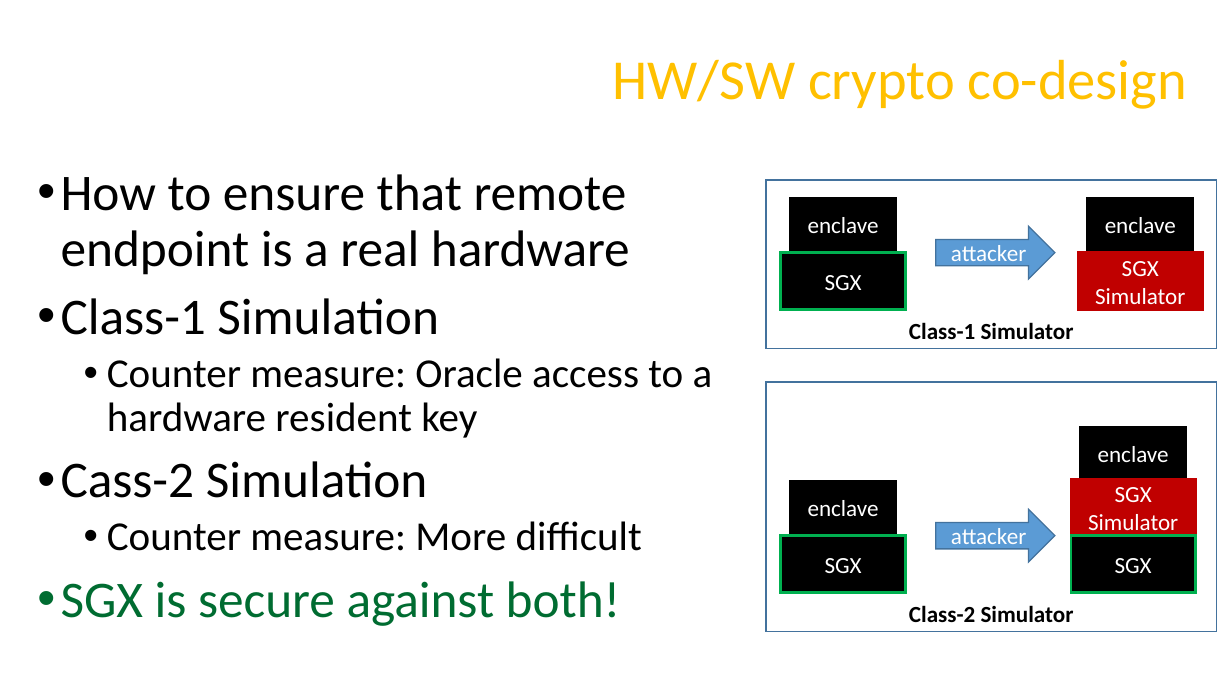
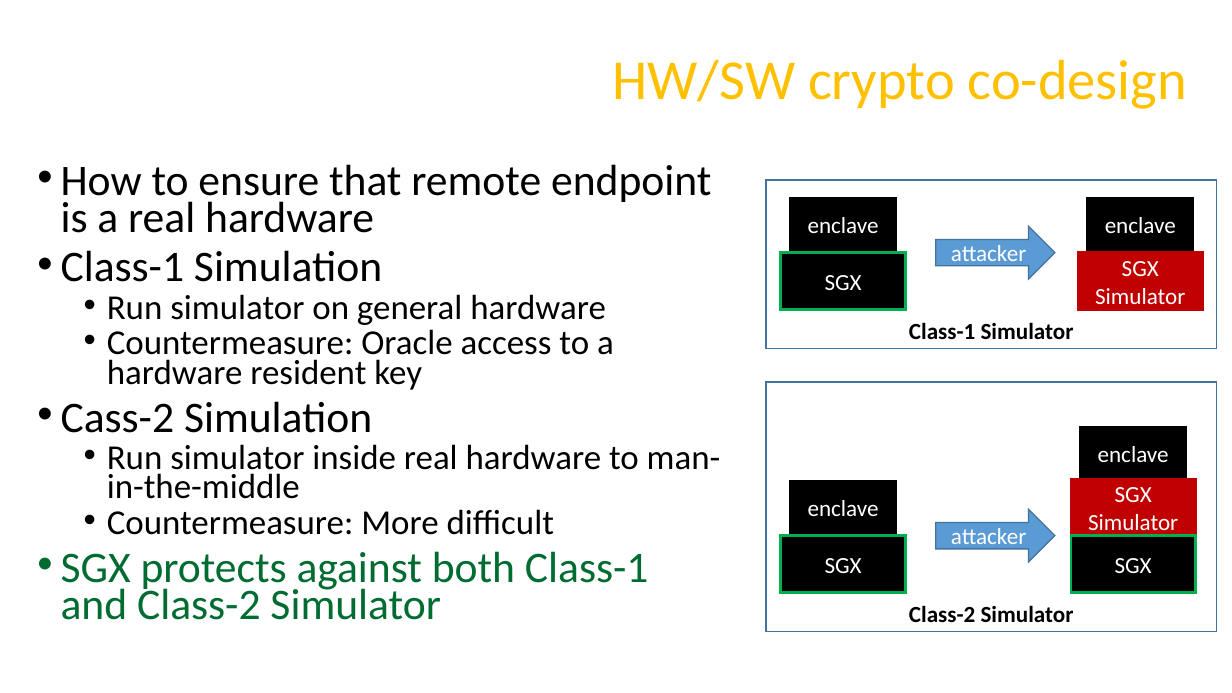
Before and after one commit to axelexic/sgx_remote_attestation_bh_17, a slide deck: slide 3 of presentation/us-17-Swami-SGX-Remote-Attestation-Is-Not-Sufficient.pptx. Drawn at 1232x693 pixels with LibreOffice and Linux fonts; fonts in the diff are those of the drawing; background and template pictures are left out. Boxes give left, top, right and bottom in pixels: in the first picture for what was removed or moved away, otherwise in the second. Text is boxed around its words. In the diff, an @@ line names an element or a change of style, - is before the commit and + after.

```diff
--- a/presentation/us-17-Swami-SGX-Remote-Attestation-Is-Not-Sufficient.pptx
+++ b/presentation/us-17-Swami-SGX-Remote-Attestation-Is-Not-Sufficient.pptx
@@ text at [61,164,711,433]: size 40 to 34 pt in "How to ensure that remote endpoint is ...", "Class-1 Simulation", "Cass-2 Simulation"; line spacing 0.9 to 0.7 @@
@@ text at [107,294,614,390]: text changed; size 32 to 27.2 pt @@
-  • Counter measure: Oracle access to a hardware resident key
+  • Run simulator on general hardware
+  • Countermeasure: Oracle access to a hardware resident key
@@ text at [61,444,721,620]: text changed; size 32 to 27.2 pt @@
-  • Counter measure: More difficult
-• SGX is secure against both!
+  • Run simulator inside real hardware to man-in-the-middle
+  • Countermeasure: More difficult
+• SGX protects against both Class-1 and Class-2 Simulator
```
Also in this commit, not shown: 12 other slides changed, 4 slides added, 2 slides removed, 3 other files.
